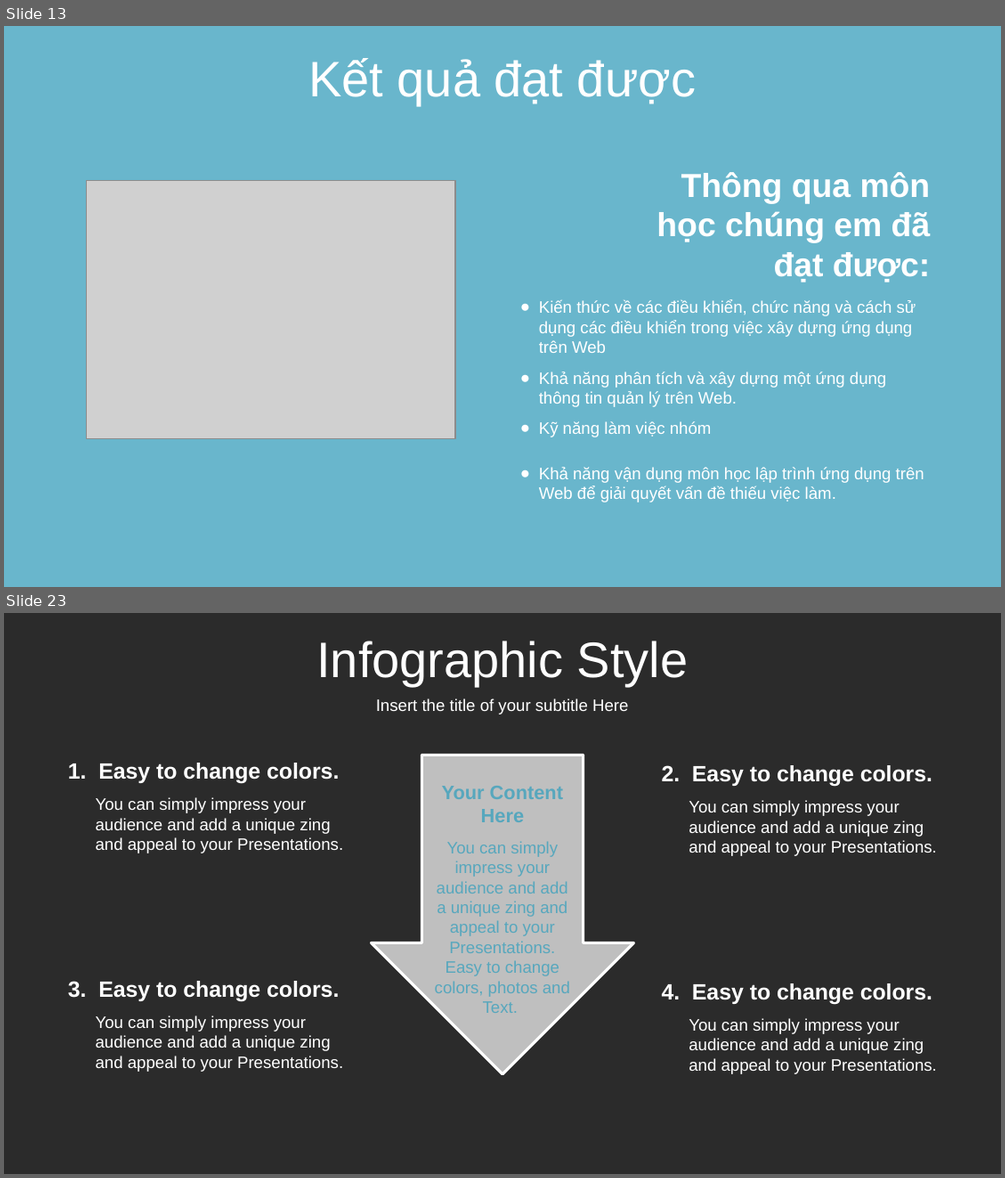
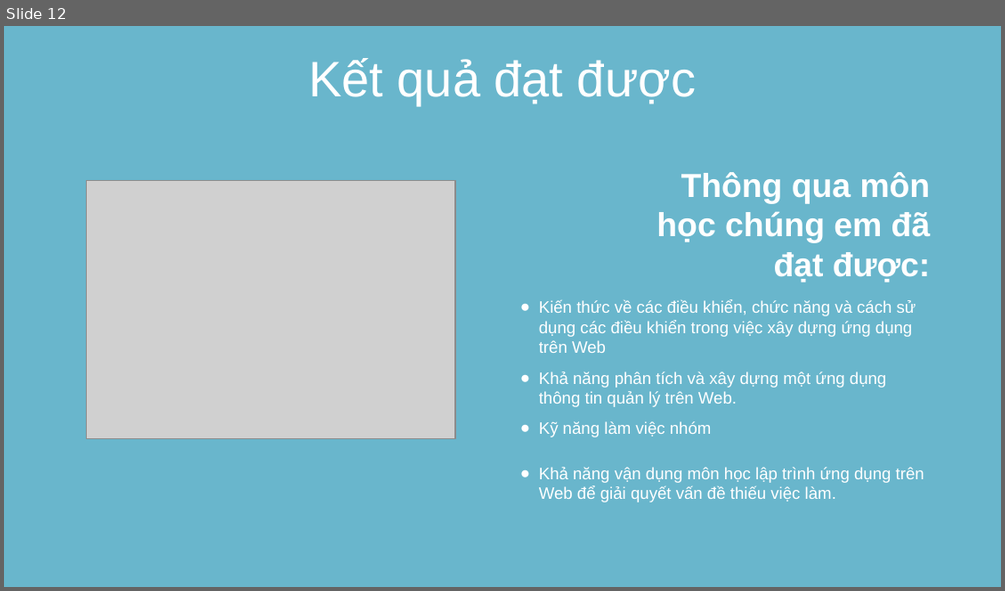
Before and after one commit to cotrang20012/RecruitingWebsite, a slide deck: báo cáo.pptx. Shown one above the other, each under a label of ours: slides 13 and 23 before the commit, slide 12 after it; the slides between them are not shown. The pictures are 1005x1178 and 1005x591 pixels, drawn with LibreOffice and Linux fonts; fonts in the diff are those of the drawing; grey boxes stand for pictures; background and template pictures are left out; a plain dark background stands for a picture behind light text. Boxes give left, top, right and bottom in pixels: in the first picture for what was removed or moved away, otherwise in the second. Text is boxed around its words. In the diff, an @@ line names an element or a change of style, - is before the commit and + after.

```diff
--- a/báo cáo.pptx
+++ b/báo cáo.pptx
@@ slide 23 removed at (4,613,1001,1174), background picture (left out) @@
@@ text removed at (316,641,688,686) @@
-Infographic Style
@@ text removed at (376,698,628,714) @@
-Insert the title of your subtitle Here
@@ text removed at (68,763,339,784) @@
-1. Easy to change colors.
@@ down arrow removed at (371,755,633,1073) @@
@@ text removed at (662,765,932,787) @@
-2. Easy to change colors.
@@ text removed at (96,797,343,853) @@
-You can simply impress your audience and add a unique zing and appeal to your Presentations.
@@ text removed at (442,786,563,822) @@
-Your Content Here
@@ text removed at (688,800,937,856) @@
-You can simply impress your audience and add a unique zing and appeal to your Presentations.
@@ text removed at (435,841,570,1013) @@
-You can simply impress your audience and add a unique zing and appeal to your Presentations.
-Easy to change colors, photos and Text.
@@ text removed at (68,981,339,1002) @@
-3. Easy to change colors.
@@ text removed at (662,983,932,1005) @@
-4. Easy to change colors.
@@ text removed at (96,1015,343,1071) @@
-You can simply impress your audience and add a unique zing and appeal to your Presentations.
@@ text removed at (688,1018,937,1074) @@
-You can simply impress your audience and add a unique zing and appeal to your Presentations.
@@ what was slide 13 is now slide 12 @@
```
Also in this commit, not shown: 2 slides changed, 20 other slides removed.
